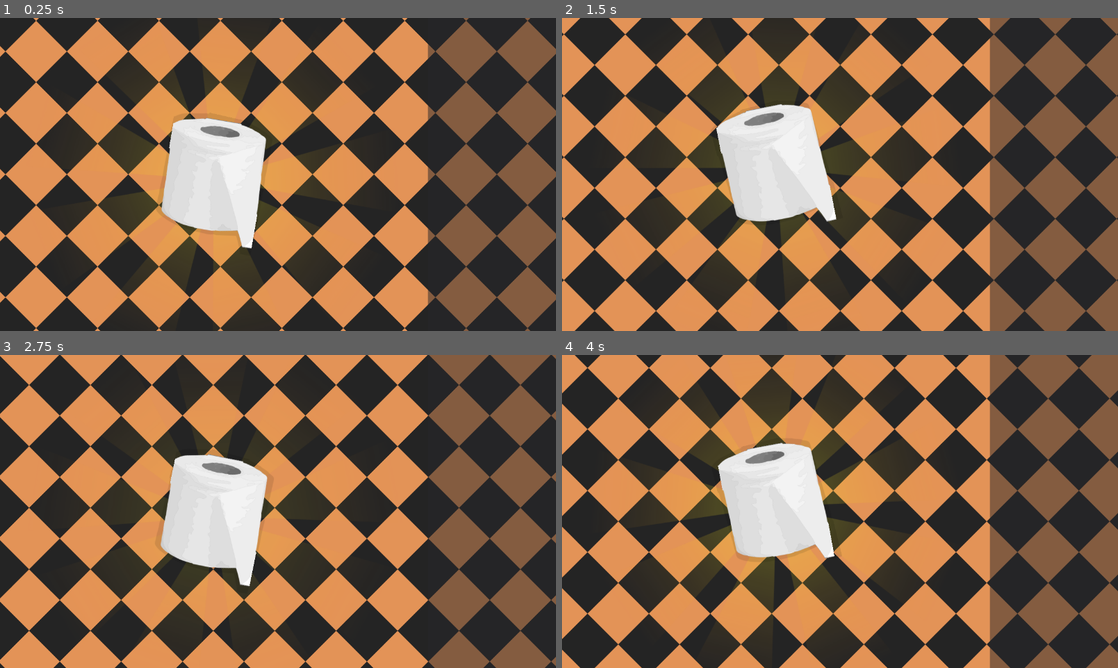
Above: before the commit, frames 1-4 (two rows, left to right).
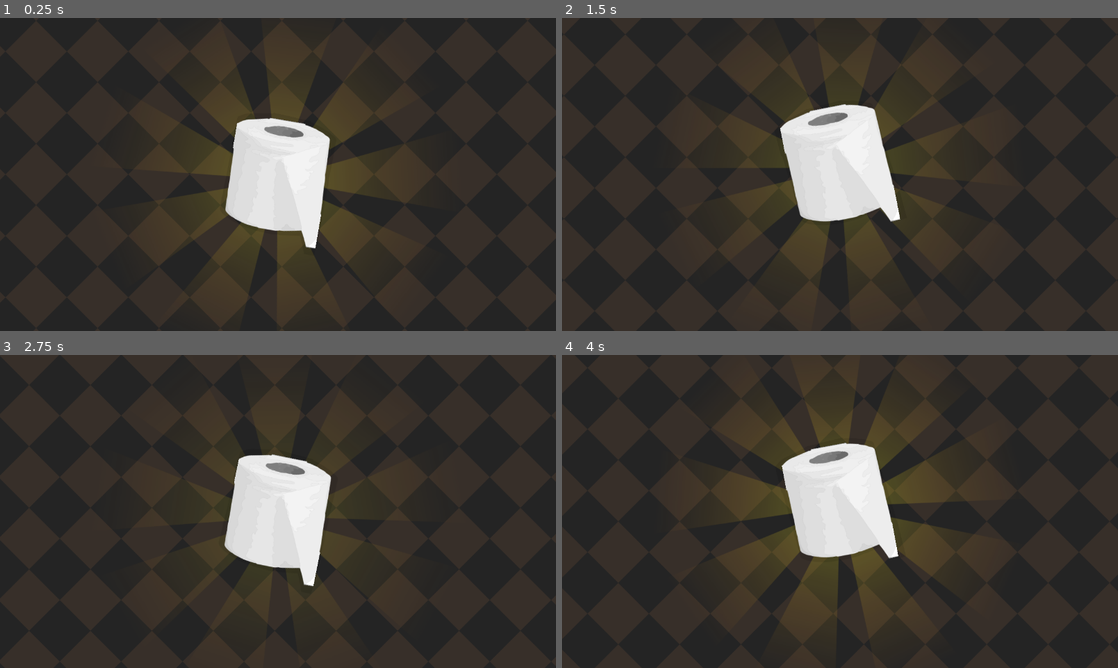
Above: after the commit, the same moments.

Repository: magwoo/PaperClicker
Game: Godot game, scene res://gameplay/game.tscn
Same seed, same stepped clock (60 frames per second), same inputs: the game is played once before the commit and once after it.
Inputs (mouse positions are in pixels of both pictures, inside the frame that each line leads up to; where the layout moved, square brackets give the same spot in the first picture):
- Up to frame 1 (0.25 s): no input
- Up to frame 2 (1.5 s): click (840, 174) [773, 174] at 0.5 s; click (840, 174) [773, 174] at 1.25 s
- Up to frame 3 (2.75 s): click (278, 511) [211, 511] at 2 s
- Up to frame 4 (4 s): move the mouse to (962, 495) at 2.77 s; move the mouse to (728, 527) at 3.52 s

The runs differ from the first frame. In frame 1, 55% of the frame differs, in the area x 0-100%, y 0-100%; in frame 2, 55%; in frame 3, 55%; in frame 4, 57%.

Commit message:
added shop menu functional and animation

Diff:
--- a/gameplay/game.gd
+++ b/gameplay/game.gd
@@ -1 +1,8 @@
 extends HBoxContainer
+
+
+onready var viewport: Viewport = self.get_viewport()
+
+
+func _ready() -> void:
+	viewport.connect('size_changed', self, '_update_viewport')
--- a/gameplay/game.tscn
+++ b/gameplay/game.tscn
@@ -1,7 +1,9 @@
-[gd_scene load_steps=3 format=2]
+[gd_scene load_steps=5 format=2]
 
 [ext_resource path="res://gameplay/game.gd" type="Script" id=1]
+[ext_resource path="res://menu/shop/shop.tscn" type="PackedScene" id=2]
 [ext_resource path="res://gameplay/paper/paper.tscn" type="PackedScene" id=3]
+[ext_resource path="res://menu/shop/shop.gd" type="Script" id=4]
 
 [node name="HBoxContainer" type="HBoxContainer"]
 anchor_right = 1.0
@@ -9,7 +11,7 @@
 script = ExtResource( 1 )
 
 [node name="Gameplay" type="Control" parent="."]
-margin_right = 981.0
+margin_right = 1276.0
 margin_bottom = 720.0
 mouse_filter = 2
 size_flags_horizontal = 3
@@ -17,12 +19,5 @@
 
 [node name="Paper" parent="Gameplay" instance=ExtResource( 3 )]
 
-[node name="Gameplay2" type="Panel" parent="."]
-self_modulate = Color( 1, 1, 1, 0.5 )
-margin_left = 985.0
-margin_right = 1280.0
-margin_bottom = 720.0
-mouse_filter = 2
-size_flags_horizontal = 3
-size_flags_vertical = 3
-size_flags_stretch_ratio = 0.3
+[node name="Shop" parent="." instance=ExtResource( 2 )]
+script = ExtResource( 4 )
--- a/global/background/background.tscn
+++ b/global/background/background.tscn
@@ -24,6 +24,7 @@
 script = ExtResource( 1 )
 
 [node name="Texture" type="TextureRect" parent="."]
+self_modulate = Color( 1, 1, 1, 0.1 )
 material = SubResource( 2 )
 anchor_right = 1.0
 anchor_bottom = 1.0
--- /dev/null
+++ b/menu/shop/shop.gd
@@ -0,0 +1,35 @@
+class_name Shop
+extends Panel
+
+
+var opened: bool = false
+var tween: Tween = Tween.new()
+
+onready var viewport: Viewport = self.get_viewport()
+
+
+func _ready() -> void:
+	self.add_child(tween)
+
+
+func _process(delta: float) -> void:
+	if get_global_mouse_position().x > viewport.size.x - 420 && !opened:
+		opened = true
+		open()
+	if get_global_mouse_position().x < viewport.size.x - 420 && opened:
+		opened = false
+		close()
+
+
+func open() -> void:
+	tween.interpolate_property(
+		self, 'rect_min_size', self.rect_min_size, Vector2(360.0, 0.0), 0.2,
+		Tween.TRANS_BACK, Tween.EASE_OUT
+	); tween.start()
+
+
+func close() -> void:
+	tween.interpolate_property(
+		self, 'rect_min_size', self.rect_min_size, Vector2(0.0, 0.0), 0.2,
+		Tween.TRANS_BACK, Tween.EASE_OUT
+	); tween.start()
--- /dev/null
+++ b/menu/shop/shop.tscn
@@ -0,0 +1,13 @@
+[gd_scene load_steps=2 format=2]
+
+[ext_resource path="res://menu/shop/shop.gd" type="Script" id=1]
+
+[node name="Shop" type="Panel"]
+self_modulate = Color( 1, 1, 1, 0.8 )
+margin_left = 1280.0
+margin_right = 1280.0
+margin_bottom = 720.0
+mouse_filter = 2
+size_flags_horizontal = 0
+size_flags_vertical = 3
+script = ExtResource( 1 )
--- a/project.godot
+++ b/project.godot
@@ -7,6 +7,16 @@
 ;   param=value ; assign values to parameters
 
 config_version=4
+
+_global_script_classes=[ {
+"base": "Panel",
+"class": "Shop",
+"language": "GDScript",
+"path": "res://menu/shop/shop.gd"
+} ]
+_global_script_class_icons={
+"Shop": ""
+}
 
 [application]
 
